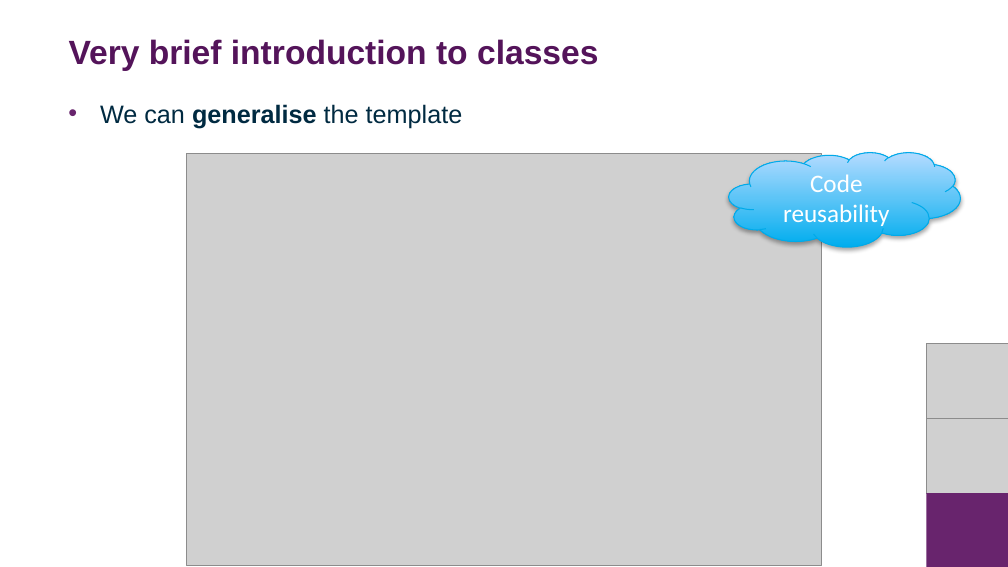
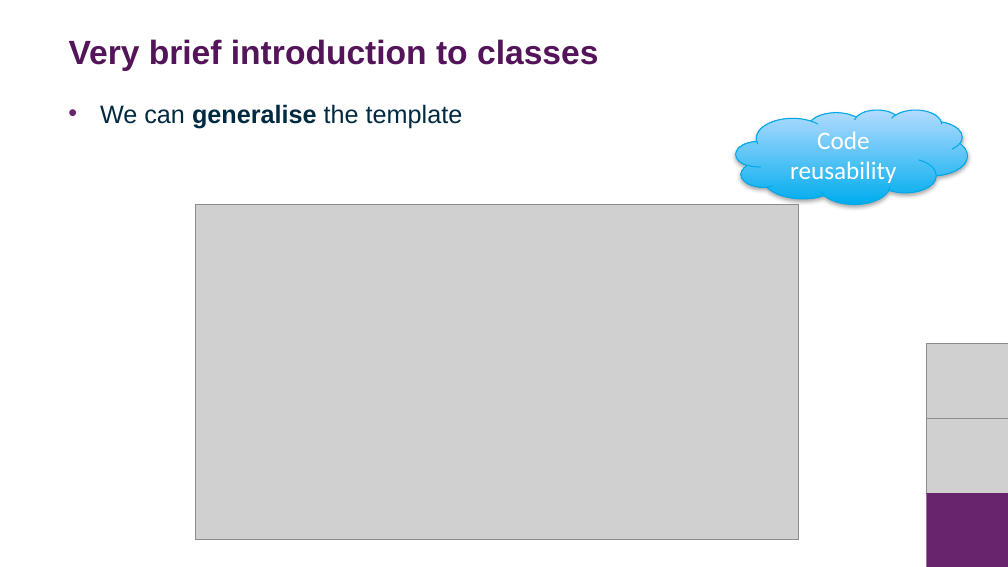
Before and after one commit to DurhamARC/Intermediate-Python, a slide deck: slide 41 of slides/intermediate_python.pptx. Drawn at 1008x567 pixels with LibreOffice and Linux fonts; fonts in the diff are those of the drawing; grey boxes stand for pictures; background and template pictures are left out. Boxes give left, top, right and bottom in pixels: in the first picture for what was removed or moved away, otherwise in the second. Text is boxed around its words. In the diff, an @@ line names an element or a change of style, - is before the commit and + after.

```diff
--- a/slides/intermediate_python.pptx
+++ b/slides/intermediate_python.pptx
@@ cloud "Code reusability": place and size @@
-cloud "Code reusability" at box(729, 152, 961, 247)
+cloud "Code reusability" at box(736, 110, 968, 205)
@@ picture: place and size @@
-picture at box(186, 153, 822, 565)
+picture at box(196, 205, 798, 539)
```
Also in this commit, not shown: 11 other slides changed, 1 other file.
